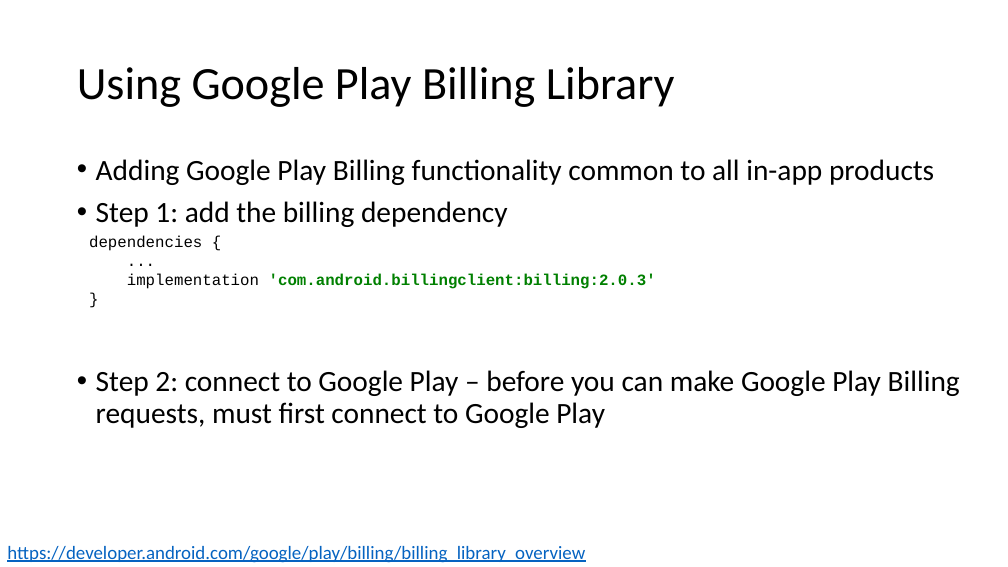
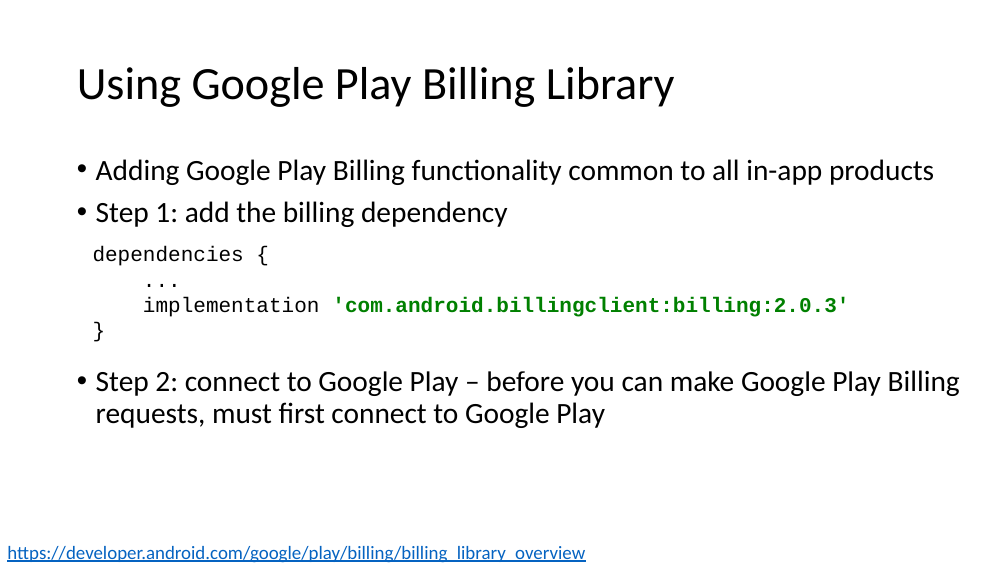
Before and after one commit to russellu/cs230, a slide deck: slide 12 of Lecture_15.pptx. Drawn at 1008x567 pixels with LibreOffice and Linux fonts; fonts in the diff are those of the drawing. Boxes give left, top, right and bottom in pixels: in the first picture for what was removed or moved away, otherwise in the second. Text is boxed around its words. In the diff, an @@ line names an element or a change of style, - is before the commit and + after.

```diff
--- a/Lecture_15.pptx
+++ b/Lecture_15.pptx
@@ text "dependencies { ... implementation 'com.android.billingclient ...": place and size @@
-text "dependencies { ... implementation 'com.android.billingclient ..." at box(89, 236, 656, 289)
+text "dependencies { ... implementation 'com.android.billingclient ..." at box(93, 246, 849, 317)
@@ text "dependencies { ... implementation 'com.android.billingclient ..." at box(93, 246, 849, 317): size 15 to 20 pt @@
```
Also in this commit, not shown: 2 other slides changed.
